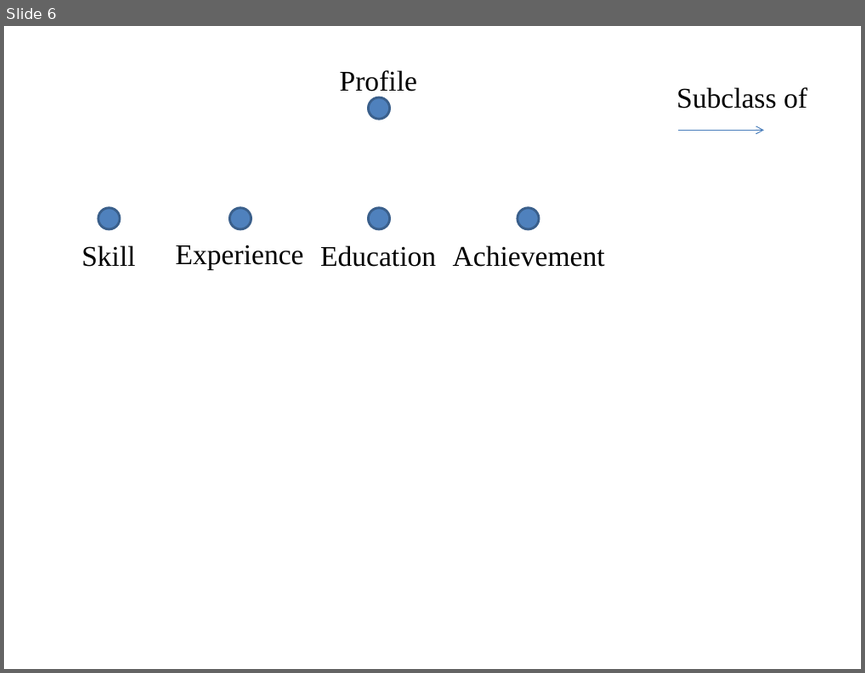
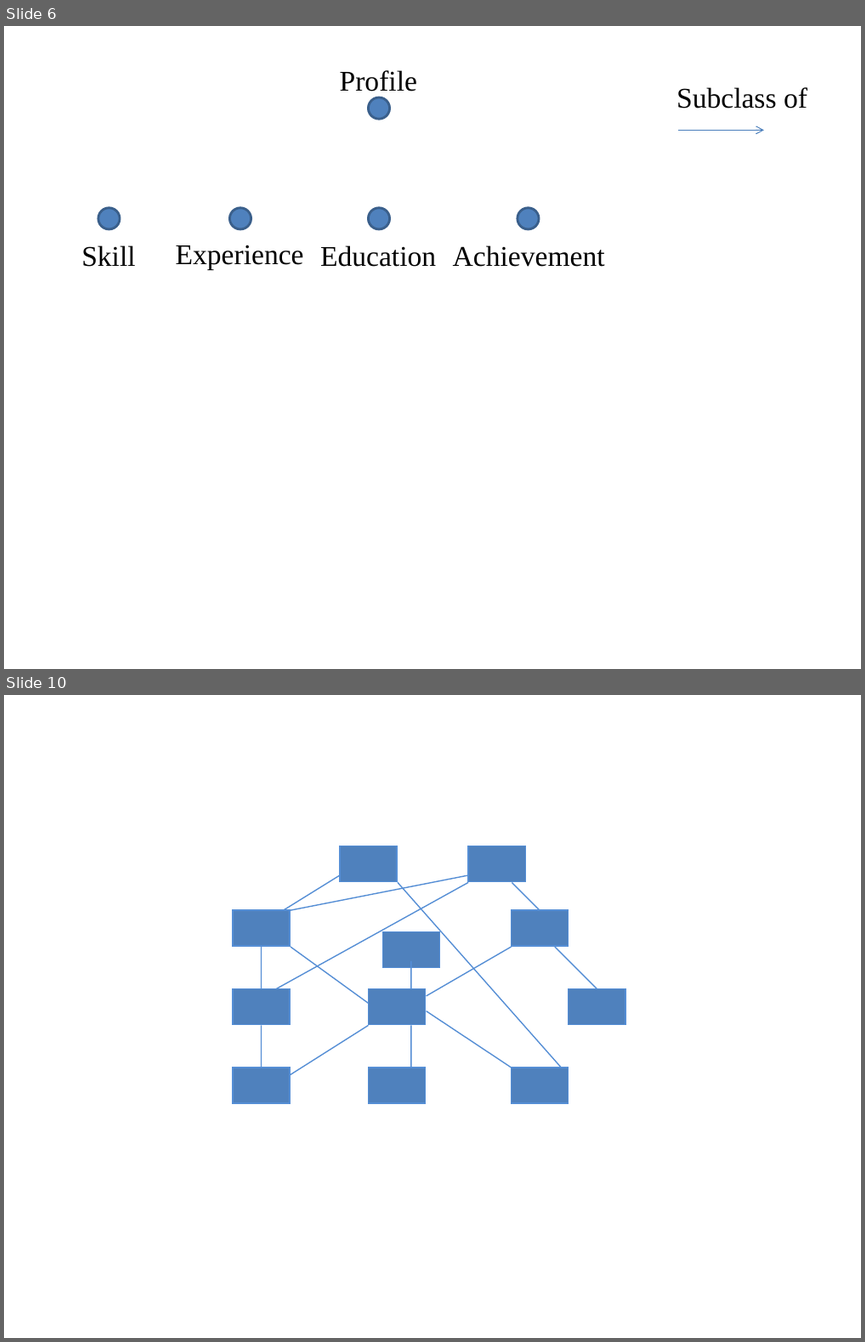
Before and after one commit to khanhduy94/jobzoom, a slide deck: Documents/Thesis Report Picture.pptx. Shown one above the other, each under a label of ours: slide 6 before the commit, slides 6 and 10 after it; the slides between them are not shown. The pictures are 865x673 and 865x1342 pixels, drawn with LibreOffice and Linux fonts; fonts in the diff are those of the drawing. Boxes give left, top, right and bottom in pixels: in the first picture for what was removed or moved away, otherwise in the second. Text is boxed around its words. In the diff, an @@ line names an element or a change of style, - is before the commit and + after.

```diff
--- a/Documents/Thesis Report Picture.pptx
+++ b/Documents/Thesis Report Picture.pptx
@@ slide 10 added at (4, 695, 861, 1338), background #FFFFFF @@
@@ rectangle added at (340, 845, 398, 882), fill #4F81BD, outline #558ED5 1 pt @@
@@ rectangle added at (468, 845, 526, 882), fill #4F81BD, outline #558ED5 1 pt @@
@@ line added from (468, 883) to (277, 989), #558ED5 1 pt @@
@@ line added from (340, 875) to (284, 910), #558ED5 1 pt @@
@@ line added from (468, 875) to (290, 910), #558ED5 1 pt @@
@@ line added from (398, 883) to (561, 1066), #558ED5 1 pt @@
@@ line added from (512, 883) to (540, 910), #558ED5 1 pt @@
@@ rectangle added at (233, 910, 290, 946), fill #4F81BD, outline #558ED5 1 pt @@
@@ rectangle added at (511, 910, 568, 946), fill #4F81BD, outline #558ED5 1 pt @@
@@ line added from (261, 947) to (261, 989), #558ED5 1 pt @@
@@ line added from (290, 947) to (368, 1003), #558ED5 1 pt @@
@@ rectangle added at (383, 931, 440, 968), fill #4F81BD, outline #558ED5 1 pt @@
@@ line added from (511, 947) to (426, 996), #558ED5 1 pt @@
@@ line added from (555, 947) to (597, 989), #558ED5 1 pt @@
@@ line added from (411, 960) to (411, 989), #558ED5 1 pt @@
@@ rectangle added at (233, 989, 290, 1025), fill #4F81BD, outline #558ED5 1 pt @@
@@ rectangle added at (368, 989, 426, 1025), fill #4F81BD, outline #558ED5 1 pt @@
@@ rectangle added at (568, 989, 625, 1025), fill #4F81BD, outline #558ED5 1 pt @@
@@ line added from (261, 1025) to (261, 1066), #558ED5 1 pt @@
@@ line added from (368, 1025) to (290, 1075), #558ED5 1 pt @@
@@ line added from (411, 1025) to (411, 1066), #558ED5 1 pt @@
@@ line added from (426, 1011) to (511, 1066), #558ED5 1 pt @@
@@ rectangle added at (233, 1066, 290, 1103), fill #4F81BD, outline #558ED5 1 pt @@
@@ rectangle added at (368, 1066, 426, 1103), fill #4F81BD, outline #558ED5 1 pt @@
@@ rectangle added at (511, 1066, 568, 1103), fill #4F81BD, outline #558ED5 1 pt @@
```
Also in this commit, not shown: 3 other slides added, 1 other file.
